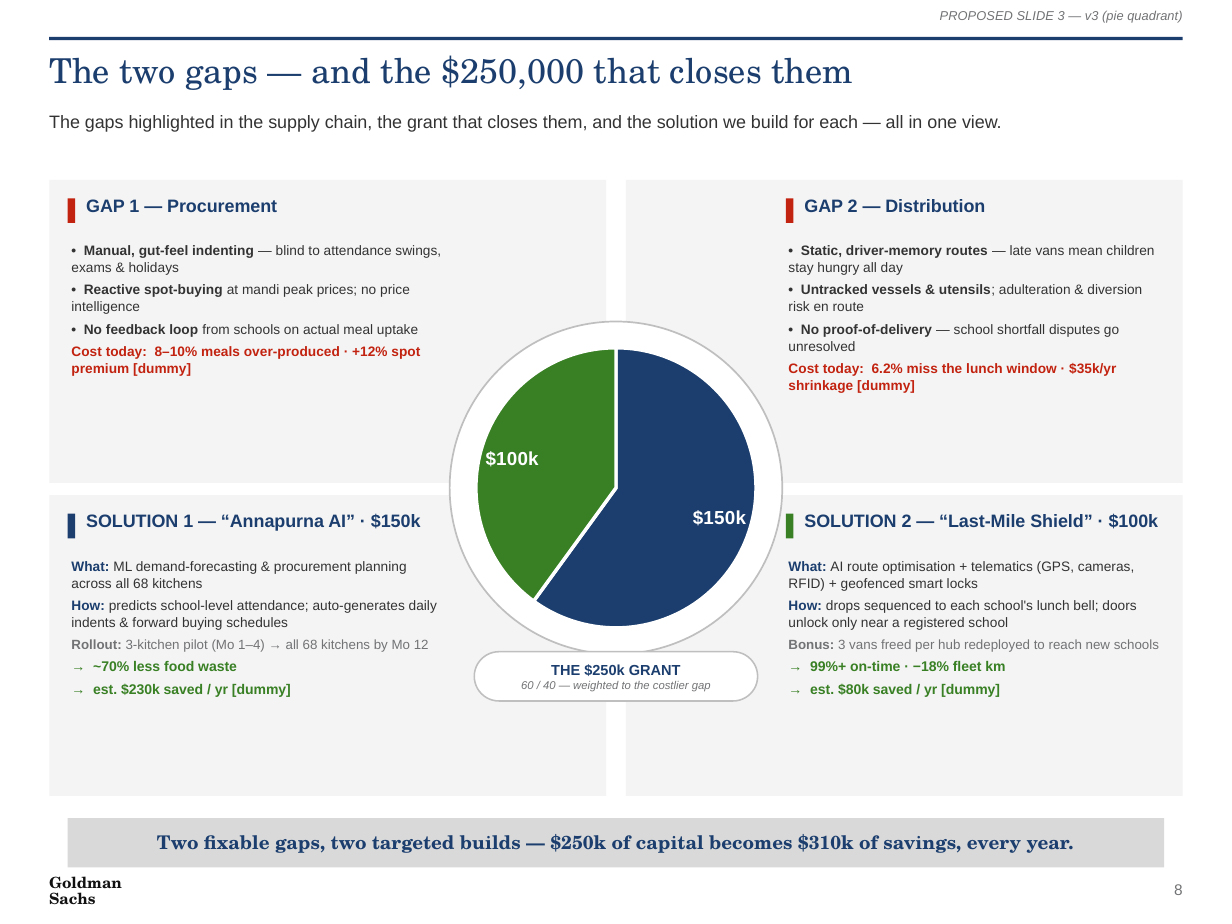
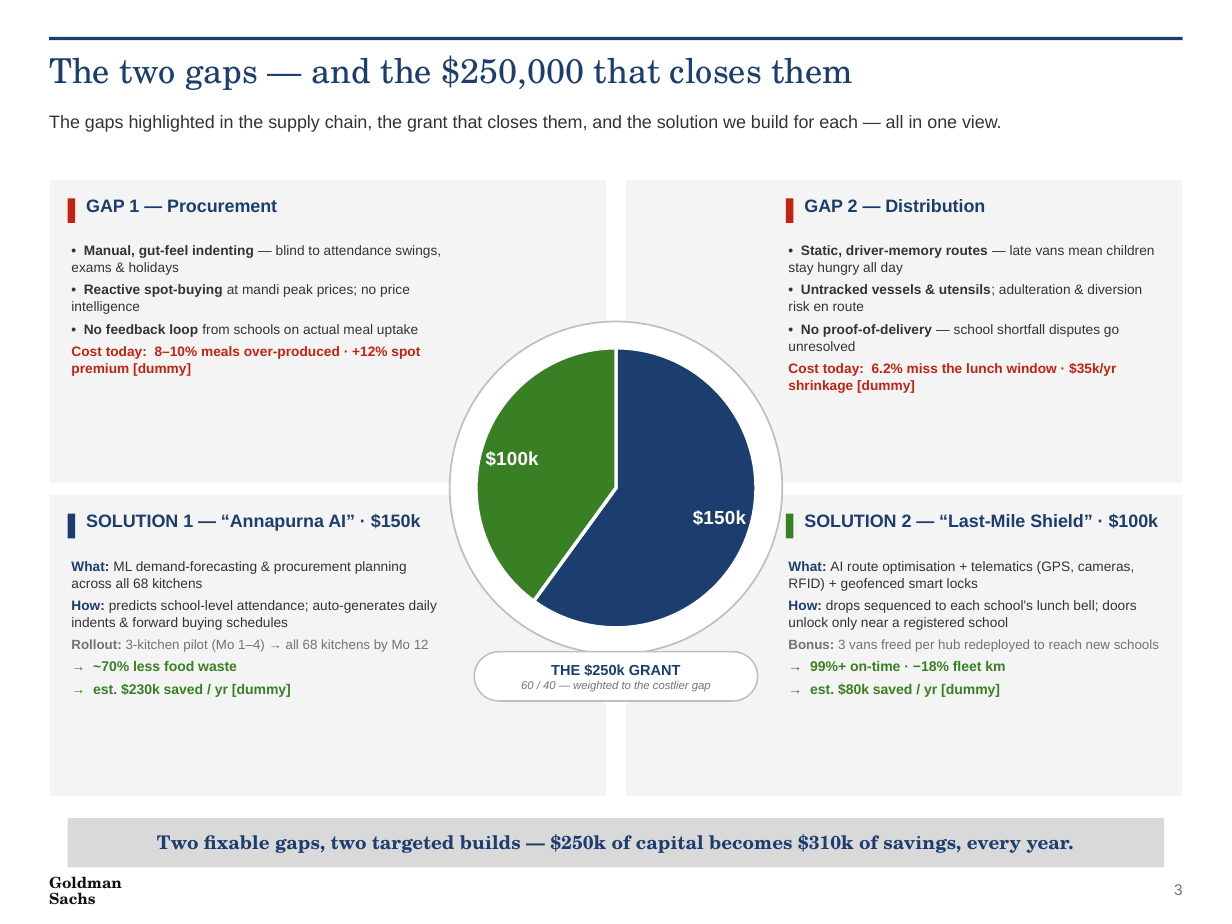
Before and after one commit to NishantTomer5601/akshayapatra-gs-pitch, a slide deck: slide 3 of AkshayaPatra_GS_Pitch.pptx (slide 8 before the commit). Drawn at 1232x924 pixels with LibreOffice and Linux fonts; fonts in the diff are those of the drawing. Boxes give left, top, right and bottom in pixels: in the first picture for what was removed or moved away, otherwise in the second. Text is boxed around its words. In the diff, an @@ line names an element or a change of style, - is before the commit and + after.

```diff
--- a/AkshayaPatra_GS_Pitch.pptx
+++ b/AkshayaPatra_GS_Pitch.pptx
@@ text removed at box(940, 10, 1182, 23) @@
-PROPOSED SLIDE 3 — v3 (pie quadrant)
```
Also in this commit, not shown: 1 other slide changed, 6 slides removed, 12 other files.
